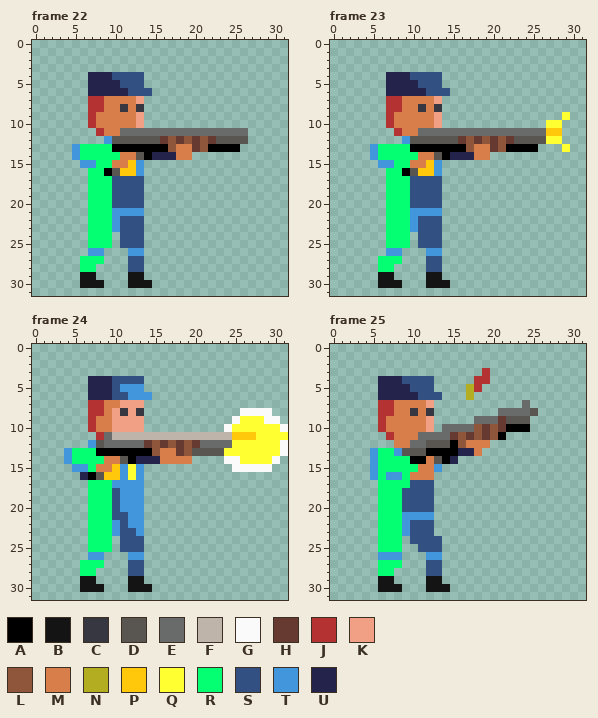
Two versions of one pixel-art file, assets/asesprite/swat.ase. That is the earlier state.
32x32 pixels, 34 frames. Shown: frame 22, frame 23, frame 24, frame 25. The commit also changed other frames, which this record leaves out.
Palette (. is transparent): A #000000  B #141414  C #373741  D #595652  E #696a6a  F #beb4aa  G #fafafa  H #663931  J #b43232  K #f2a085  L #8f563b  M #d77e4b  N #b2ad21  P #ffc80a  Q #ffff32  R #05ff73  S #325082  T #4196dc  U #23234b
Pixels before, frame 22, first column x 5:
 4 ..UUUSSSS.............
 5 ..UUUUSSS.............
 6 ..UUUUUSSS............
 7 ..JJMMMMK.............
 8 ..JJMMCMC.............
 9 ..JMMMMMK.............
10 ..JMMMMMK.............
11 ...JMMEEEEEEEEEEEEEEEE
12 ....TDDDDDDHLHLHLHDDDD
13 TRRRRAAAAAAALMMHLAAAA.
14 TRRRRRMMDAUUUMM.......
15 .TTRRMMPT.............
16 ..RRADPPT.............
17 ..RRRSSSS.............
18 ..RRRSSSS.............
19 ..RRRSSSS.............
20 ..RRRSSSS.............
21 ..RRRTTTT.............
22 ..RRRTSSS.............
23 ..RRRTSSS.............
24 ..RRR.SSS.............
25 ..RRR.SSS.............
26 ..TT...TT.............
27 .RRR...SS.............
28 .RR....SS.............
29 .BB....BB.............
30 .BBB...BBB............
Pixels before, frame 23, first column x 5:
 4 ..UUUSSSS................
 5 ..UUUUSSS................
 6 ..UUUUUSSS...............
 7 ..JJMMMMK................
 8 ..JJMMCMC................
 9 ..JMMMMMK...............Q
10 ..JMMMMMK.............QQ.
11 ...JMMEEEEEEEEEEEEEEEEPP.
12 ....TDDDDDDHLHLHLHDDDDQQ.
13 TRRRRAAAAAAALMMHLAAAA...Q
14 TRRRRRMMDAUUUMM..........
15 .TTRRMMPT................
16 ..RRADPPT................
17 ..RRRSSSS................
18 ..RRRSSSS................
19 ..RRRSSSS................
20 ..RRRSSSS................
21 ..RRRTTTT................
22 ..RRRTSSS................
23 ..RRRTSSS................
24 ..RRR.SSS................
25 ..RRR.SSS................
26 ..TT...TT................
27 .RRR...SS................
28 .RR....SS................
29 .BB....BB................
30 .BBB...BBB...............
Pixels before, frame 24, first column x 4:
 4 ...UUUSSSS..................
 5 ...UUUSTTT..................
 6 ...UUUSSTTT.................
 7 ...JJMMKKK..................
 8 ...JJMKCKC............GGGG..
 9 ...JMMKKKK...........GQQQGG.
10 ...JMMKKKK..........GQQQQQQG
11 ....JEFFFFFFFFFFFFFFFPPPQQQQ
12 ...TDEEEEEHLHLHLHEEEEQQQQQQG
13 TRRRAAAAAAALMMHLDDDDQQQQQQQG
14 TRRRRMMDAUUUMMMM....GGQQQQG.
15 .TTRMMPTQT...........GGGGG..
16 ..UADPPTQT..................
17 ...RRRTTTT..................
18 ...RRRSTTT..................
19 ...RRRSTTT..................
20 ...RRRSTTT..................
21 ...RRRSSTT..................
22 ...RRRTSTT..................
23 ...RRRTSST..................
24 ...RRR.SSS..................
25 ...RRR.SSS..................
26 ...TT...TT..................
27 ..RRR...SS..................
28 ..RR....SS..................
29 ..BB....BB..................
30 ..BBB...BBB.................
Pixels before, frame 25, first column x 5:
 3 ..............J......
 4 .UUUSSSS.....JJ......
 5 .UUUUSSS....NJ.......
 6 .UUUUUSSS...N........
 7 .JJMMMMK...........E.
 8 .JJMMCMC........EEEED
 9 .JMMMMMK.....EEEHDDD.
10 .JMMMMMK.EEEELHLHAAA.
11 ..JMMMEEEEHLHLHLA....
12 ...MMEEDDDALMMM......
13 TRRTDDDAAAAUUM.......
14 TRRRRAAMDAU..........
15 TRRRRRMMT............
16 TRTTRMMM.............
17 .RRRRSSS.............
18 .RRRSSSS.............
19 .RRRSSSS.............
20 .RRRSSSS.............
21 .RRRTTTT.............
22 .RRRTSSS.............
23 .RRRTSSS.............
24 .RRR.SSSS............
25 .RRR..SSS............
26 .TTT...TT............
27 .RRR...SS............
28 .RR....SS............
29 .BB....BB............
30 .BBB...BBB...........
After the commit:
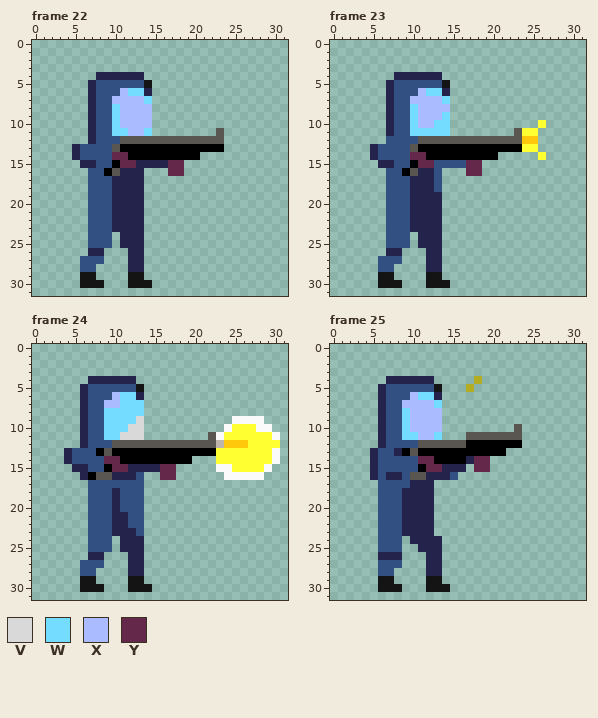
Colours new in this view: V #d9d9d9  W #73dcff  X #aabcff  Y #64284b
What changed:
Changed rows in their new state; - is an unchanged pixel.
Frame 22:
first column x 5:
 4 --.--UUUU-------------
 5 ---SSS---B------------
 6 ---SSSXWWU------------
 7 --USSXXXXW------------
 8 --USSWXXXX------------
 9 --USSWXXXX------------
10 --USSWXXXX------------
11 --USSWWXXW........D...
12 --USSS-----DDDDDDD-...
13 USSSSD------AAAAA--..-
14 USSSSYYAA-AAAAAA------
15 -UUSSAYYUUUUYY--------
16 --SS--UUU---YY--------
17 --SSSUUUU-------------
18 --SSSUUUU-------------
19 --SSSUUUU-------------
20 --SSSUUUU-------------
21 --SSSUUUU-------------
22 --SSSUUUU-------------
23 --SSSUUUU-------------
24 --SSS-UUU-------------
25 --SSS-UUU-------------
26 --UU---UU-------------
27 -SSS---UU-------------
28 -SS----UU-------------
Frame 23:
first column x 5:
 4 --.--UUUU----------------
 5 ---SSS---B---------------
 6 ---SSSXWWU---------------
 7 --USSXXXXW---------------
 8 --USSWXXXX---------------
 9 --USSWXXXW--------------.
10 --USSWXXWW-----------Q..-
11 --USSWWWWW........DQQ...-
12 --SSSS-----DDDDDDD-PP...-
13 USSSSD------AAAAA--QQ---.
14 USSSSYYAA-AAAAAA-----Q---
15 -UUSSAYYSSSSYY-----------
16 --SS--UUS---YY-----------
17 --SSSUUU-----------------
18 --SSSUUU-----------------
19 --SSSUUUU----------------
20 --SSSUUUU----------------
21 --SSSUUUU----------------
22 --SSSUUUU----------------
23 --SSSUUUU----------------
24 --SSS-UUU----------------
25 --SSS-UUU----------------
26 --UU---UU----------------
27 -SSS---UU----------------
28 -SS----UU----------------
Frame 24:
first column x 4:
 4 ------UUU.------------------
 5 --USSS-SSB------------------
 6 --USSSXWWU.-----------------
 7 --USSXXWWW------------------
 8 --USSWWWWW------------....--
 9 --USSWWWWV------------GGG..-
10 --USSWWWVV--------------GG..
11 --USSWWVVV........DGQQQQ--G.
12 --USSSDDDDDDDDDDDDDFPPP----.
13 USSS-D-----AAAAAAAAQ------G.
14 USSSSYYA-AAAAAAA---QQQ------
15 -UUSSAYYUUUUYY-----GGQQQQ---
16 -----DUUUS--YY------GGGGG---
17 ---SSSSSSS------------------
18 ---SSSUSSS------------------
19 ---SSSUSSS------------------
20 ---SSSUSSS------------------
21 ---SSSUUSS------------------
22 ---SSSUUSS------------------
23 ---SSSUUUS------------------
24 ---SSS-UUU------------------
25 ---SSS-UUU------------------
26 ---UU---UU------------------
27 --SSS---UU------------------
28 --SS----UU------------------
Frame 25:
first column x 5:
 3 --------------.------
 4 -.--UUUU-----N.------
 5 --SSS---B----.-------
 6 --SSSXWWU---.--------
 7 -USSXXXXW----------.-
 8 -USSWXXXX-------.....
 9 -USSWXXXX----.......-
10 -USSWXXXX.........D.-
11 -USSWWXXW...DDDDDDD--
12 -USSSSD---DDAAAAAAA--
13 USSUA-A----AAAAAA----
14 USSSSSYYA-AAUYY------
15 USSSSSAYYUUU-YY------
16 USUUSDDUUUS----------
17 -SSSSUUU-------------
18 -SSSUUUU-------------
19 -SSSUUUU-------------
20 -SSSUUUU-------------
21 -SSSUUUU-------------
22 -SSSUUUU-------------
23 -SSSUUUU-------------
24 -SSS-UUUU------------
25 -SSS--UUU------------
26 -UUU---UU------------
27 -SSS---UU------------
28 -SS----UU------------
Boxes around the changes in both pictures, in picture pixels (x1, y1, x2, y2):
changed: (72, 72, 248, 272)
changed: (370, 72, 570, 272)
changed: (64, 376, 288, 576)
changed: (370, 368, 538, 576)
